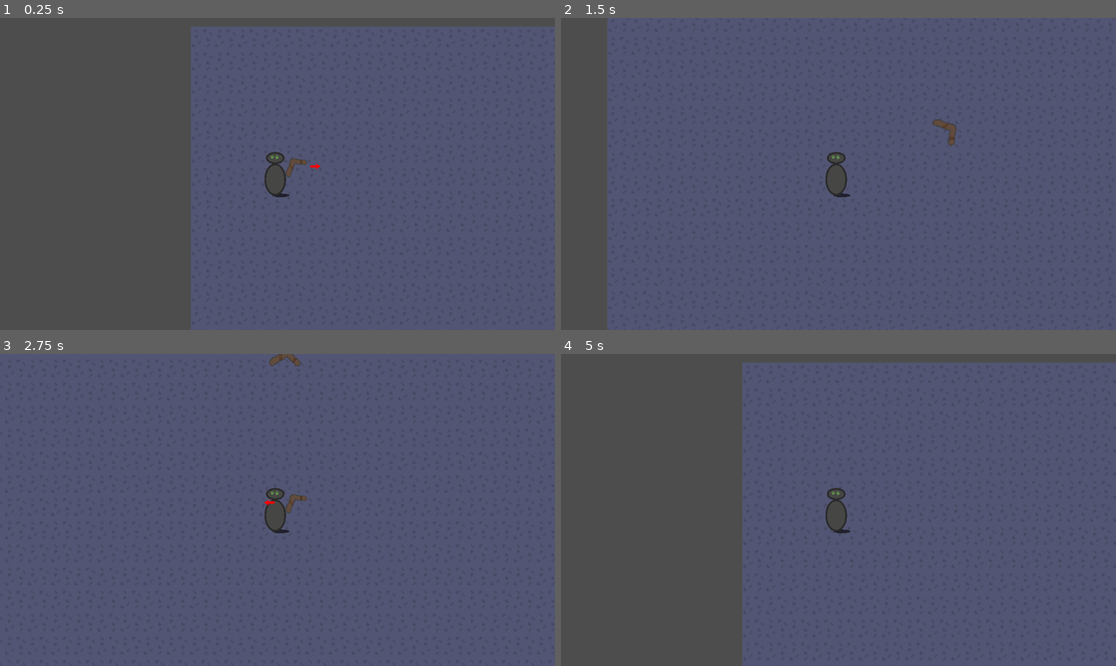
Above: before the commit, frames 1-4 (two rows, left to right).
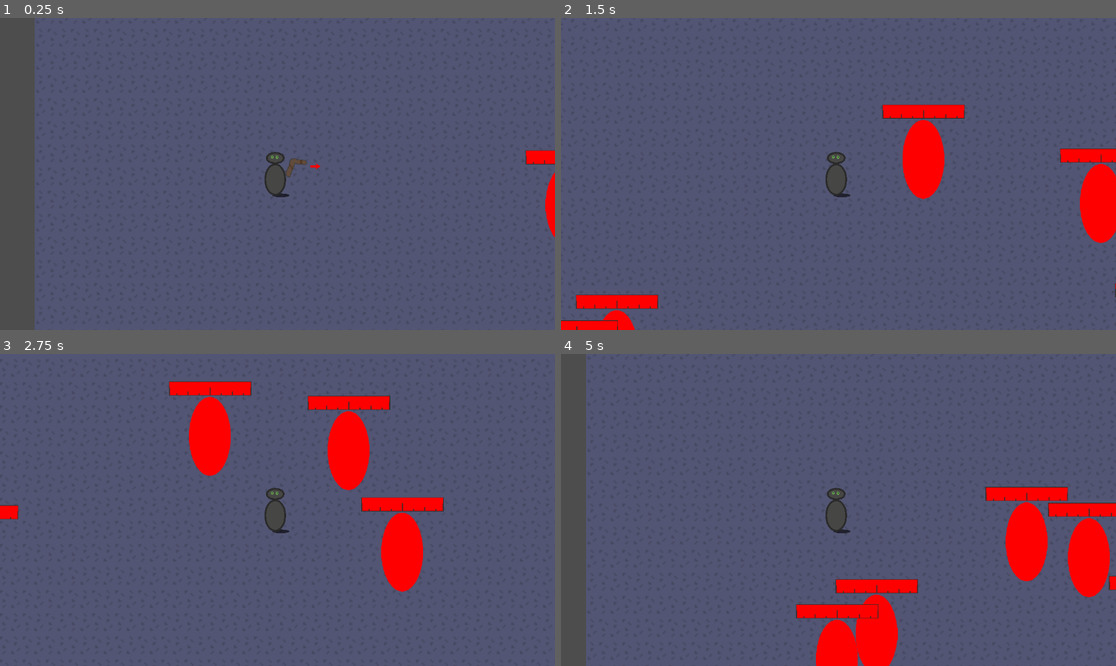
Above: after the commit, the same moments.

Repository: Jacob-Hawksley/Boomerang-Battleground
Game: Godot game, scene res://node.tscn
The game is run twice, just before and just after one commit, with the same random seed, the same clock (stepped at 60 frames per second) and the same inputs.
Inputs:
- Up to frame 1 (0.25 s): no input
- Up to frame 2 (1.5 s): tap Enter at 0.5 s; hold D (right) 0.53-1.28 s; tap Space (shoot) at 0.6 s; hold S (down) from 1.28 s (still down); tap Down (aimdown) at 1.35 s
- Up to frame 3 (2.75 s): tap Space (shoot) at 1.55, 2.3 s; release S (down) at 2.03 s; hold D (right) from 2.03 s (still down); tap Left (aimleft) at 2.1 s
- Up to frame 4 (5 s): release D (right) at 2.78 s; hold W (up) 2.78-3.53 s; tap Right (aimright) at 2.85 s; tap Space (shoot) at 3.05, 3.8, 4.35 s; hold A (left) from 3.53 s (still down); tap Up (aimup) at 3.6 s

The runs differ from the first frame. In frame 1, 29% of the frame differs, in the area x 6-100%, y 0-100%; in frame 2, 13%; in frame 3, 7.0%; in frame 4, 37%, in the area x 4-100%, y 0-100%.
Error after the commit: Invalid access to property or key 'global_transform' on a base object of type 'Nil'. (res://player.gd:26)

Commit message:
Enemy follows you, boomerang crashes on throw

Diff:
--- /dev/null
+++ b/basic_enemy.gd
@@ -0,0 +1,14 @@
+extends CharacterBody2D
+
+const basehp = 100
+var speed = 100
+# Called when the node enters the scene tree for the first time.
+func _ready() -> void:
+	position.x = 50 + (randi() % 1550)
+	position.y = 50 + (randi() % 1125)
+
+
+# Called every frame. 'delta' is the elapsed time since the previous frame.
+func _physics_process(delta: float) -> void:
+	velocity = (Player.global_position - global_position).normalized() * speed
+	move_and_slide()
--- /dev/null
+++ b/basic_enemy.tscn
@@ -0,0 +1,44 @@
+[gd_scene load_steps=8 format=3 uid="uid://bgs4lmvhp6ooi"]
+
+[ext_resource type="Texture2D" uid="uid://cr1jrr5rygaxa" path="res://enemy.png" id="1_naotq"]
+[ext_resource type="Script" uid="uid://b77n0k2mfhvxf" path="res://basic_enemy.gd" id="2_rwafm"]
+[ext_resource type="Texture2D" uid="uid://2l1ieuc5we08" path="res://bottomhp.png" id="3_05t60"]
+[ext_resource type="Texture2D" uid="uid://ch65r1rtb04us" path="res://Tophp.png" id="4_v2wxn"]
+[ext_resource type="Texture2D" uid="uid://b4c7fbiuo2fvf" path="res://Enemyhp.png" id="5_hhlmc"]
+
+[sub_resource type="SpriteFrames" id="SpriteFrames_rwafm"]
+animations = [{
+"frames": [{
+"duration": 1.0,
+"texture": ExtResource("1_naotq")
+}],
+"loop": true,
+"name": &"default",
+"speed": 5.0
+}]
+
+[sub_resource type="CapsuleShape2D" id="CapsuleShape2D_m2rku"]
+radius = 41.0
+height = 158.0
+
+[node name="BasicEnemy" type="CharacterBody2D"]
+collision_layer = 2
+collision_mask = 2
+script = ExtResource("2_rwafm")
+
+[node name="AnimatedSprite2D" type="AnimatedSprite2D" parent="."]
+sprite_frames = SubResource("SpriteFrames_rwafm")
+
+[node name="CollisionShape2D" type="CollisionShape2D" parent="."]
+shape = SubResource("CapsuleShape2D_m2rku")
+
+[node name="TextureProgressBar" type="TextureProgressBar" parent="."]
+offset_left = -85.0
+offset_top = -114.0
+offset_right = 86.0
+offset_bottom = -85.0
+value = 100.0
+nine_patch_stretch = true
+texture_under = ExtResource("3_05t60")
+texture_over = ExtResource("4_v2wxn")
+texture_progress = ExtResource("5_hhlmc")
--- /dev/null
+++ b/enemy.gd
@@ -0,0 +1,14 @@
+extends Node
+@export var basicenemy = preload("res://basic_enemy.tscn")
+
+
+func _ready() -> void:
+	Main.enemynumber = 0
+	Main.enemymax = 5
+
+# Called every frame. 'delta' is the elapsed time since the previous frame.
+func _process(delta: float) -> void:
+	if Main.gamestate == 'wave' and Main.enemynumber < Main.enemymax:
+		var b = basicenemy.instantiate()
+		owner.add_child(b)
+		Main.enemynumber += 1
--- a/main.gd
+++ b/main.gd
@@ -1,3 +1,7 @@
 extends Node
 
-@onready var thrown = null
+var thrown = null
+var gamestate = 'wave'
+var enemynumber = null
+var enemymax = null
+var wave = null
--- a/node.tscn
+++ b/node.tscn
@@ -10,6 +10,7 @@
 [ext_resource type="PackedScene" uid="uid://dc5pldnfo6251" path="res://bullet.tscn" id="7_qn3nj"]
 [ext_resource type="Texture2D" uid="uid://dh4xn6rsus3gk" path="res://Arrow.png" id="8_r657h"]
 [ext_resource type="Script" uid="uid://dxs02jn58y0bt" path="res://arrow.gd" id="9_f0urt"]
+[ext_resource type="Script" uid="uid://bduvhsbrsh1cp" path="res://enemy.gd" id="11_jfkdj"]
 
 [sub_resource type="TileSetAtlasSource" id="TileSetAtlasSource_j2q8x"]
 texture = ExtResource("1_sy5k4")
@@ -48,30 +49,31 @@
 tile_map_data = PackedByteArray("AAAKAAIAAAADAAQAAAAKAAMAAAADAAQAAAAKAAQAAAADAAQAAAAKAAUAAAADAAQAAAAKAAYAAAADAAQAAAAKAA …(13920 unchanged characters)…
 tile_set = SubResource("TileSet_112p8")
 
-[node name="Player" type="CharacterBody2D" parent="."]
+[node name="Player" type="CharacterBody2D" parent="." node_paths=PackedStringArray("Marker")]
 script = ExtResource("2_112p8")
+Marker = NodePath("Marker2D")
 
 [node name="CollisionShape2D" type="CollisionShape2D" parent="Player"]
-position = Vector2(176, 307)
+position = Vector2(-0.500031, -2.28882e-05)
 shape = SubResource("CapsuleShape2D_j2q8x")
 
 [node name="AnimatedSprite2D" type="AnimatedSprite2D" parent="Player"]
-position = Vector2(176.75, 307.25)
+position = Vector2(0.249969, 0.249977)
 scale = Vector2(0.0922851, 0.0922851)
 sprite_frames = SubResource("SpriteFrames_112p8")
 
 [node name="Camera2D" type="Camera2D" parent="Player"]
-position = Vector2(180, 306)
+position = Vector2(3.49997, -1.00002)
 position_smoothing_speed = 20.0
 
 [node name="PlayerBoomerang" type="Sprite2D" parent="Player"]
-position = Vector2(211.8, 290.4)
+position = Vector2(35.3, -16.6)
 scale = Vector2(0.8, 0.8)
 texture = ExtResource("5_qn3nj")
 script = ExtResource("6_l6pdb")
 
 [node name="Marker2D" type="Marker2D" parent="Player"]
-position = Vector2(210.8, 290.4)
+position = Vector2(34.3, -16.6)
 script = ExtResource("7_l6pdb")
 
 [node name="arrow" type="Sprite2D" parent="Player/Marker2D"]
@@ -83,6 +85,14 @@
 
 [node name="Bullet" parent="Player" instance=ExtResource("7_qn3nj")]
 position = Vector2(114, -1026)
+
+[node name="hitbox" type="Area2D" parent="Player"]
+collision_layer = 2
+collision_mask = 2
+
+[node name="CollisionShape2D" type="CollisionShape2D" parent="Player/hitbox"]
+position = Vector2(-0.500031, -2.28882e-05)
+shape = SubResource("CapsuleShape2D_j2q8x")
 
 [node name="Out of bounds" type="Node" parent="."]
 
@@ -104,3 +114,6 @@
 [node name="CollisionShape2D4" type="CollisionShape2D" parent="Out of bounds/StaticBody2D"]
 position = Vector2(860, 1233)
 shape = SubResource("RectangleShape2D_e2u21")
+
+[node name="Enemy" type="Node" parent="."]
+script = ExtResource("11_jfkdj")
--- a/player.gd
+++ b/player.gd
@@ -3,8 +3,11 @@
 @export var speed = 400
 @export var Bullet = preload('res://bullet.tscn')
 @onready var throwcd = 2
+@export var Marker: Marker2D
 
-
+func _ready() -> void:
+	position.x = 500
+	position.y = 500
 func _process(delta: float) -> void:
 	if Input.is_action_just_pressed("shoot"):
 		shoot()
@@ -19,7 +22,7 @@
 	if Main.thrown != true:
 		Main.thrown = true
 		var b = Bullet.instantiate()
-		owner.add_child(b)
-		b.transform = $Marker2D.global_transform
+		Main.add_child(b)
+		b.transform = Marker.global_transform
 		await get_tree().create_timer(throwcd).timeout
 		Main.thrown = false
--- a/project.godot
+++ b/project.godot
@@ -18,6 +18,7 @@
 [autoload]
 
 Main="*res://main.gd"
+Player="*res://player.gd"
 
 [editor_plugins]
 
Binary file added: Enemyhp.png
Not shown, added: Enemyhp.png.import
Binary file added: Tophp.png
Not shown, added: Tophp.png.import
Not shown, added: basic_enemy.gd.uid
Binary file added: bottomhp.png
Not shown, added: bottomhp.png.import
Not shown, added: enemy.gd.uid
Binary file added: enemy.png
Not shown, added: enemy.png.import
Not shown: 1 places in node.tscn that only renumber resources
